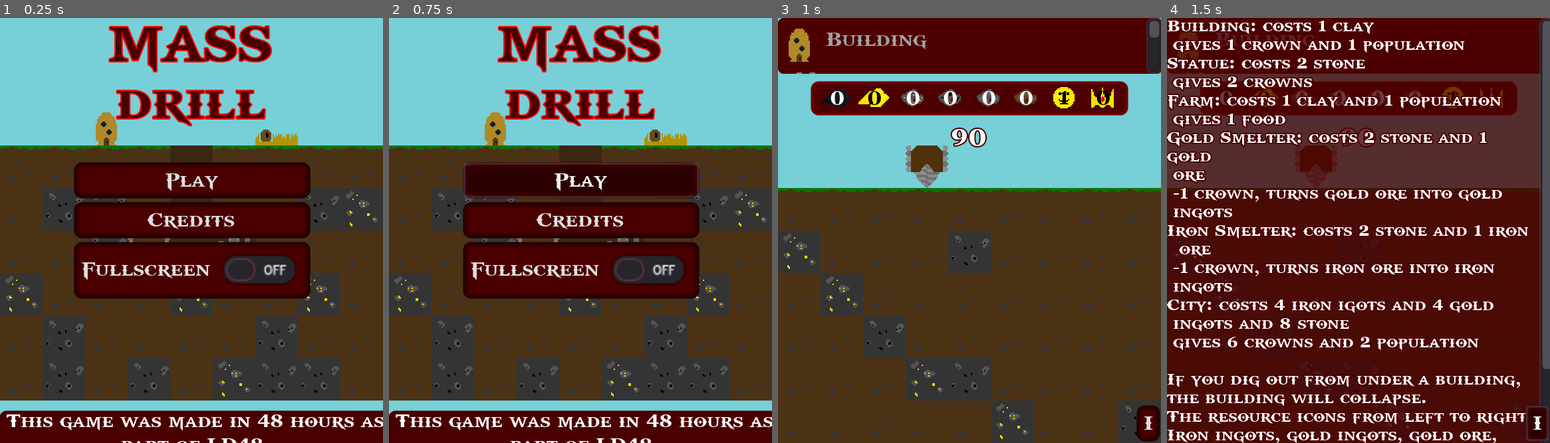
Above: before the commit, frames 1-4 (left to right).
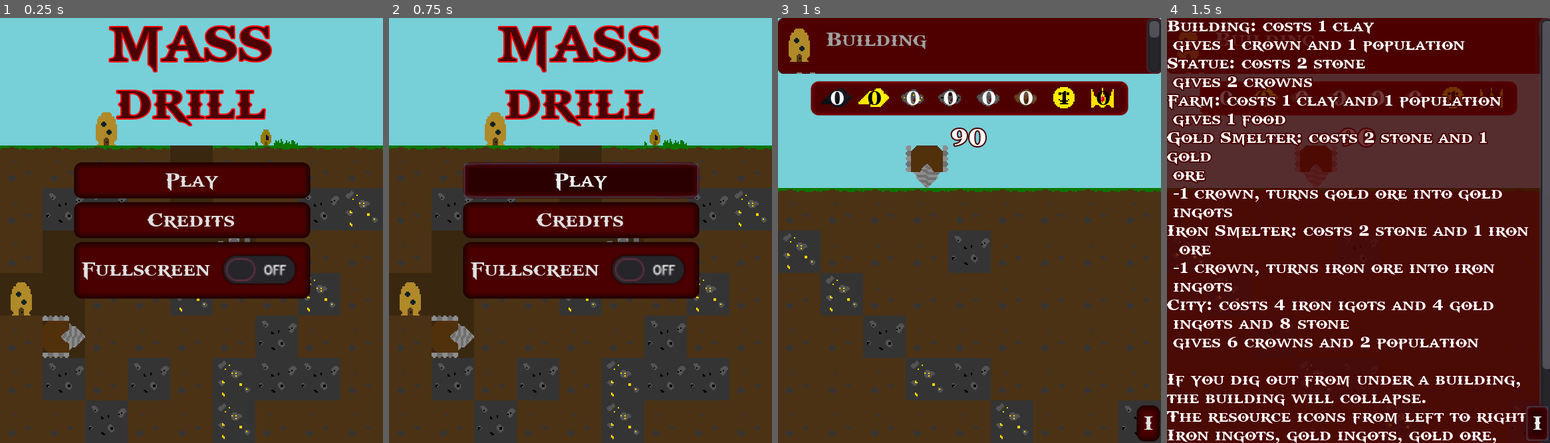
Above: after the commit, the same moments.

Repository: the-alex-g/LD48
Game: Godot game, scene res://Main/MainMenu.tscn
Two runs of this game, one before a commit and one after it. Both use one fixed random seed, a clock stepped at 60 frames per second and the inputs below.
Inputs:
- Up to frame 1 (0.25 s): no input
- Up to frame 2 (0.75 s): click "Play" at 0.5 s
- Up to frame 3 (1 s): no input
- Up to frame 4 (1.5 s): click "I" at 1.25 s

The runs differ from the first frame. In frame 1, 13% of the frame differs, in the area x 0-100%, y 26-100%; in frame 2, 13%; in frame 3, nothing differs; in frame 4, nothing differs.

Commit message:
Add some new farm art

Diff:
--- a/project/Main/MainMenu.tscn
+++ b/project/Main/MainMenu.tscn
@@ -39,7 +39,7 @@
 "times": PoolRealArray( 0, 0.5 ),
 "transitions": PoolRealArray( 1, 1 ),
 "update": 0,
-"values": [ 0.0, 296.0 ]
+"values": [ 0.0, 325.0 ]
 }
 
 [sub_resource type="Animation" id=5]
@@ -54,7 +54,7 @@
 "times": PoolRealArray( 0, 0.5 ),
 "transitions": PoolRealArray( 1, 1 ),
 "update": 0,
-"values": [ 295.0, 0.0 ]
+"values": [ 321.0, 0.0 ]
 }
 
 [node name="MainMenu" type="Control"]
@@ -66,7 +66,7 @@
 }
 
 [node name="Sprite" type="Sprite" parent="."]
-scale = Vector2( 9.67749, 9.7704 )
+scale = Vector2( 9.67749, 10.2152 )
 texture = ExtResource( 2 )
 centered = false
 
@@ -74,10 +74,11 @@
 tile_set = ExtResource( 1 )
 cell_size = Vector2( 32, 32 )
 format = 1
-tile_data = PoolIntArray( 131074, 3, 0, 131078, 18, 0, 19660 …(237 unchanged characters)…  0, 262152, 7, 0, 327680, 0, 0, 327681, 0, 0, 327682, 9, 0, 327683, 1, 0, 327684, 1, 0, 327685, 6, 0, 327686, 0, 0, 327687, 0, 0, 327688, 0, 0, 393216, 7, 0, 393217, 0, 0, 393218, 0, 0, 393219, 0, 0, 393220, 7, 0, 393221, 0, 0, 393222, 0, 0, 393223, 7, 0, 393224, 0, 0, 458752, 0, 0, 458753, 9, 0, 458754, 0, 0, 458755, 0, 0, 458756, 0, 0, 458757, 0, 0, 458758, 9, 0, 458759, 0, 0, 458760, 0, 0, 524288, 0, 0, 524289, 9, 0, 524290, 0, 0, 524291, 9, 0, 524292, 0, 0, 524293, 7, 0, 524294, 9, 0, 524295, 9, 0, 524296, 0, 0 )
+tile_data = PoolIntArray( 131074, 3, 0, 131078, 18, 0, 19660 …(237 unchanged characters)…  0, 262152, 7, 0, 327680, 0, 0, 327681, 1, 0, 327682, 1, 0, 327683, 1, 0, 327684, 1, 0, 327685, 6, 0, 327686, 0, 0, 327687, 0, 0, 327688, 0, 0, 393216, 4, 0, 393217, 1, 0, 393218, 0, 0, 393219, 0, 0, 393220, 7, 0, 393221, 0, 0, 393222, 0, 0, 393223, 7, 0, 393224, 0, 0, 458752, 0, 0, 458753, 1, 0, 458754, 0, 0, 458755, 0, 0, 458756, 0, 0, 458757, 0, 0, 458758, 9, 0, 458759, 0, 0, 458760, 0, 0, 524288, 0, 0, 524289, 9, 0, 524290, 0, 0, 524291, 9, 0, 524292, 0, 0, 524293, 7, 0, 524294, 9, 0, 524295, 9, 0, 524296, 0, 0, 589824, 0, 0, 589825, 0, 0, 589826, 9, 0, 589827, 0, 0, 589828, 0, 0, 589829, 7, 0, 589830, 0, 0, 589831, 0, 0, 589832, 0, 0 )
 
 [node name="Sprite2" type="Sprite" parent="."]
-position = Vector2( 95.9631, 159.755 )
+position = Vector2( 32, 256 )
+rotation = 4.71239
 texture = ExtResource( 3 )
 centered = false
 
@@ -135,9 +136,9 @@
 align = 1
 
 [node name="Panel" type="Panel" parent="."]
-margin_top = 296.0
+margin_top = 321.0
 margin_right = 292.0
-margin_bottom = 603.0
+margin_bottom = 604.0
 custom_styles/panel = SubResource( 2 )
 __meta__ = {
 "_edit_use_anchors_": false
--- a/project/ResourceManager.gd
+++ b/project/ResourceManager.gd
@@ -50,3 +50,17 @@
 func save_high()->void:
 	config.set_value("save", "highscore", high_score)
 	_ignore = config.save(CONFIG_PATH)
+
+
+func reset()->void:
+	gold = 0
+	gold_ore = 0
+	iron = 0
+	iron_ore = 0
+	dirt = 0
+	stone = 0
+	population = 1
+	food = 0
+	base_crowns = 0
+	crowns = 0
+	modifier = 0
Binary file changed: project/Art/Farm.png
Binary file changed: project/Art/UndergroundFarm.png
Not shown, changed: piskel_files/Farm.piskel
Not shown, changed: piskel_files/UndergroundFarm.piskel
